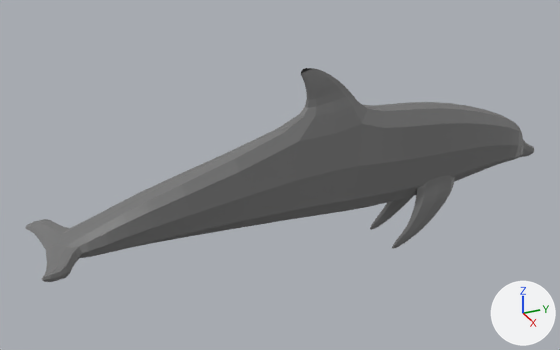
Renders of the glTF model Models/Enviorment/Fauna/Dolphin.gltf from each side of a commit.
The view is the same before and after, from a 50 mm camera at (11.57, -4.0, 5.86) aimed at (-0.2, 1.3, -0.03). Lighting does not change. The marker at lower right points along +X, +Y and +Z. Vertices at the same position are counted once.

Names of what the first picture shows: 'Body', 'Fins', 'Tail'.
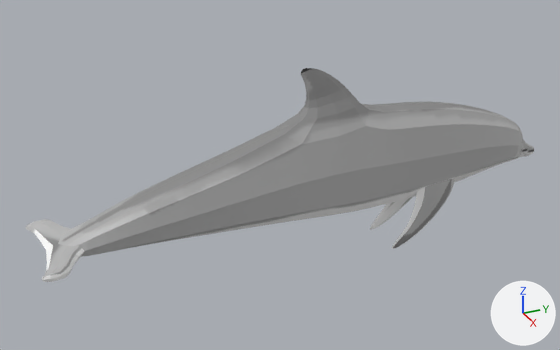
Boxes [x1, y1, x2, y2] around the edits, measured in the pictures (560 x 350 px; the box of a moved part takes in the faces that stretch with it):
'Body', surface changed, reshaped: before [58, 68, 534, 258]; after [58, 68, 534, 257]
'Fins', surface changed: [370, 175, 455, 249] in both
'Tail', surface changed: [25, 219, 84, 282] in both
part 1 of me_cube_001, moved or reshaped: before [58, 74, 522, 258]; after [58, 74, 522, 257]
part 2 of me_cube_001, surface changed: [101, 68, 534, 219] in both

The edits, one by one:
Picture 'skin' (img_skin) is new.
In material 'Skin' (mat_skin), base_color is no longer (0.177, 0.177, 0.177), grey #757575.
In material 'Skin' (mat_skin), texture is now set to img_skin.
me_cube_001 is used by ob_body; location (0.0, 0.0, 0.0).
me_cube_001 had 472 vertices, 975 faces and spanned x -0.4..0.4, y -2.84..7.01, z -0.88..1.99.
me_cube_001 now has 472 vertices, 975 faces and spans x -0.48..0.48, y -2.84..7.01, z -0.88..1.99.
me_cube_001 part 1: 234 of 472 vertices moved; they spanned x -0.4..0.4, y -2.83..6.3, z -0.84..1.74 and now span x -0.48..0.48, y -2.83..6.3, z -0.84..1.74; mean shift (0.0, 0.0, 0.0); largest move (-0.32, 2.12, 0.11) -> (-0.48, 2.12, 0.11).
me_cube_001 part 2: texture (UV) coordinates of 975 of 975 faces, centred in x -0.38..0.38, y -2.81..7.01, z -0.86..1.99, changed; they spanned u 0.0..0.75, v 0.0..0.88 and now span u 0.0..0.8, v 0.0..1.0.
